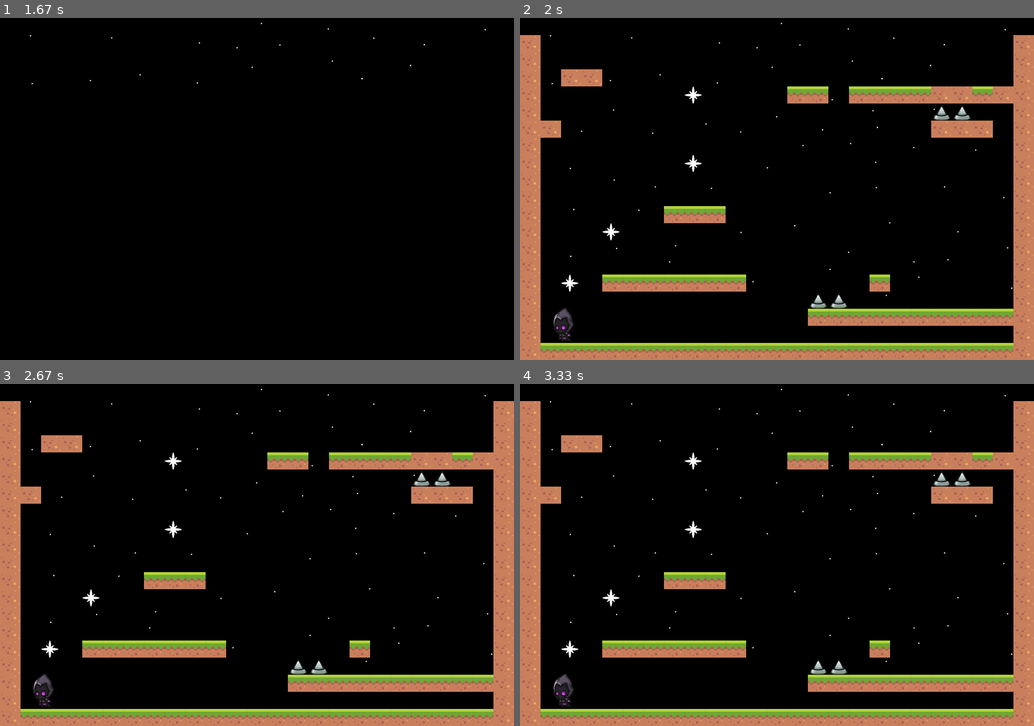
Above: before the commit, frames 1-4 (two rows, left to right).
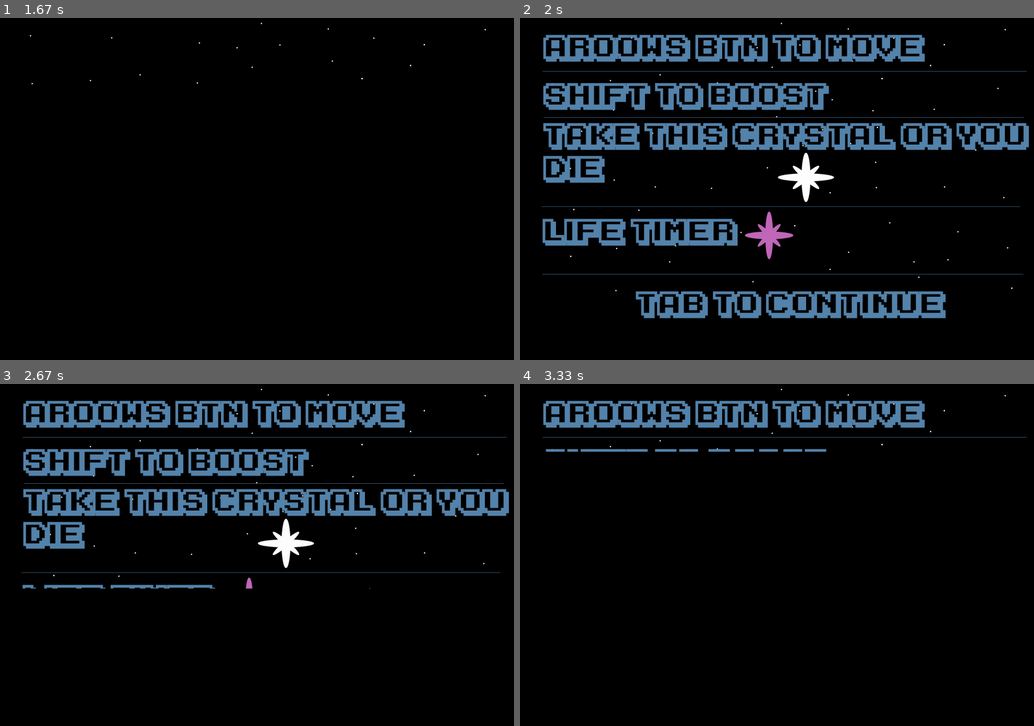
Above: after the commit, the same moments.

Repository: Ryastan/YLyceum_Game
Game: pygame game, started from Game on PyGame/main.py
Same seed, same stepped clock (60 frames per second), same inputs: the game is played once before the commit and once after it.
Inputs:
- Up to frame 1 (1.67 s): hold Right 0.33-0.8 s
- Up to frame 2 (2 s): no input
- Up to frame 3 (2.67 s): hold Tab 2-2.37 s
- Up to frame 4 (3.33 s): no input

Frame 1 is identical in both runs. In frame 2, 38% of the frame differs, in the area x 0-100%, y 4-100%; in frame 3, 33%; in frame 4, 25%.

Commit message:
Add files via upload

Diff:
--- a/Game on PyGame/blocks.py
+++ b/Game on PyGame/blocks.py
@@ -2,6 +2,7 @@
 import os
 import sys
 import pygame
+
 
 def load_image(name, colorkey=None):
     fullname = os.path.join("sprites/images/Blocks",name)
@@ -30,3 +31,11 @@
         self.image = load_image("block_dirt.png")
         self.image = pygame.transform.scale(self.image, (W, H))
         self.rect = Rect(x, y, W, H)
+
+
+class life_bar(sprite.Sprite):
+    def __init__(self, x, y, W, H):
+        sprite.Sprite.__init__(self)
+        self.image = load_image("life_crystal1.png")
+        self.image = pygame.transform.scale(self.image, (100, 100))
+        self.rect = Rect(x, y, W, H)
--- a/Game on PyGame/booster.py
+++ b/Game on PyGame/booster.py
@@ -31,3 +31,18 @@
         self.image = load_image("metal_spike.png")
         self.image = pygame.transform.scale(self.image, (60, 50))
         self.rect = Rect(x, y, 60, 50)
+
+
+class enter(sprite.Sprite):
+    def __init__(self, x, y):
+        sprite.Sprite.__init__(self)
+        self.image = load_image("portal_1.png")
+        self.image = pygame.transform.scale(self.image, (60, 100))
+        self.rect = Rect(x, y, 60, 100)
+
+class exit(sprite.Sprite):
+    def __init__(self, x, y):
+        sprite.Sprite.__init__(self)
+        self.image = load_image("portal_2.png")
+        self.image = pygame.transform.scale(self.image, (60, 100))
+        self.rect = Rect(x, y, 60, 100)
--- a/Game on PyGame/hero.py
+++ b/Game on PyGame/hero.py
@@ -2,12 +2,11 @@
 import pygame
 import os
 import sys
+
 MOVE_SPEED = 7
 WIDTH = 150
 HEIGHT = 150
 COLOR =  "#888888"
-
-
 def load_image(name, colorkey=None):
     fullname = os.path.join("sprites\images\Hero",name)
     # если файл не существует, то выходим
@@ -38,16 +37,19 @@
         self.gravity = 0.30
         self.shift_used = 0
         self.extra_jump = 0
+        self.ground_time = 0
+        self.picked_up = False
+        self.walking = False
+        self.shift_sound = False
 
-    def update(self,  left, right, up, shift, platforms, crystals, enemies):
-        print(self.y_speed, "///////")
+    def update(self,  left, right, up, shift, platforms, crystals, enemies, exit):
         if self.time < 1 and self.condition != 6:
             self.condition = 5
             self.live = 0
             self.anim_time = 0
             self.time = 110
         if up and self.live == 1:
-            if self.y_speed < 1:
+            if self.check_ground(platforms):
                 self.y_speed = -self.jump_power
             if self.extra_jump > 0:
                 self.y_speed = -self.jump_power
@@ -62,11 +64,11 @@
             self.condition = 3
             self.x_speed = MOVE_SPEED # Право = x + n
             self.image = load_image("Walking\Moving Forward_0" + str(self.anim_time) + ".png")
-            print(self.anim_time, "//")
             self.image = pygame.transform.scale(self.image, (WIDTH, HEIGHT))
             self.image = pygame.transform.flip(self.image, True, False)
             self.x_speed = -MOVE_SPEED # Лево = x- n
             self.prev_cond = 3
+            self.walking = True
 
         if right and self.live == 1:
             if self.condition != 1:
@@ -78,6 +80,7 @@
             self.x_speed = MOVE_SPEED # Право = x + n
             self.image = load_image("Walking\Moving Forward_0" + str(self.anim_time) + ".png")
             self.image = pygame.transform.scale(self.image, (WIDTH, HEIGHT))
+            self.walking = True
 
 
         if not(left or right) and self.live == 1:
@@ -108,12 +111,13 @@
 
         if self.shift_used > 80 and self.prev_cond == 1:
             self.x_speed = 21
+            self.shift_sound = True
 
         if self.shift_used > 80 and self.prev_cond == 3:
             self.x_speed = -21
+            self.shift_sound = True
 
         if self.condition == 5:
-            print(self.anim_time, "//")
             if self.anim_time == 14:
                 self.kill()
                 self.anim_time = 0
@@ -128,20 +132,23 @@
             self.image = Surface((0, 0))
             self.kill()
 
-
-        self.ground = False
+        if self.ground_time == 0:
+            self.ground = False
+        else:
+            self.ground_time -= 1
 
         self.rect.y += self.y_speed
-        self.collision_check(0, self.y_speed, platforms, crystals, enemies)
+        self.collision_check(0, self.y_speed, platforms, crystals, enemies, exit)
 
         self.rect.x += self.x_speed
-        self.collision_check(self.x_speed, 0, platforms, crystals, enemies)
+        self.collision_check(self.x_speed, 0, platforms, crystals, enemies, exit)
 
         self.rect.y += self.y_speed
 
 
 
-    def collision_check(self, x_speed, y_speed, platforms, crystals, enemies):
+
+    def collision_check(self, x_speed, y_speed, platforms, crystals, enemies, exit):
         for platform in platforms:
             if sprite.collide_rect(self, platform):
 
@@ -165,6 +172,7 @@
                 self.time = 15 * 60
                 self.extra_jump = 50
                 crystal.kill()
+                self.picked_up = True
 
         for enemie in enemies:
             if sprite.collide_rect(self, enemie) and self.live == 1:
@@ -172,3 +180,18 @@
                 self.live = 0
                 self.anim_time = 0
                 self.time = 110
+
+        if sprite.collide_rect(self, exit) and self.live == 1:
+            self.condition = 7
+            self.x_speed = 0
+            self.y_speed = 0
+            self.live = 0
+
+    def check_ground(self, platforms):
+        self.rect.y += 1
+        for platform in platforms:
+            if sprite.collide_rect(self, platform):
+                self.rect.y -= 1
+                return True
+        self.rect.y -= 1
+        return False
--- a/Game on PyGame/levels.py
+++ b/Game on PyGame/levels.py
@@ -4,10 +4,18 @@
 from portal import Portal
 from blocks import Platforms
 from blocks import Platforms1
+from blocks import life_bar
 from booster import coal
 from booster import spike
+from booster import enter
+from booster import exit
 import os
 import sys
+pygame.mixer.pre_init(44100, -16, 1, 512)
+pygame.init()
+
+pygame.mixer.music.load("sounds/main_sound_game.wav")
+pygame.mixer.music.play(-1)
 
 def load_image(name, colorkey=None):
     fullname = os.path.join("sprites",name)
@@ -19,17 +27,150 @@
     return image
 
 
-
-
-
 class Levels:
     def __init__(self):
-        pass
+        self.sound_death = pygame.mixer.Sound("sounds/death_soul.wav")
+        self.sound_picked_up = pygame.mixer.Sound("sounds/picked_crystall.wav")
+        self.sound_picked_up.set_volume(0.6)
+        self.sound_walking = pygame.mixer.Sound("sounds/walking.wav")
+        self.sound_walking.set_volume(0.3)
+        self.sound_portal_shift = pygame.mixer.Sound("sounds/portal_shift.wav")
+        self.sound_portal_shift.set_volume(0.3)
+        self.sound_phase_shift = pygame.mixer.Sound("sounds/phase_shift2.wav")
+        self.sound_phase_shift.set_volume(0.3)
+        self.level = 0
+        self.levels = [
+                    [".........................",
+                     "0                       0",
+                     "0                      60",
+                     "0                       0",
+                     "0               --------0",
+                     "0              -        0",
+                     "0             -         0",
+                     "0------      -          0",
+                     "0           -           0",
+                     "0          -            0",
+                     "0         -             0",
+                     "0      ---              0",
+                     "0--                     0",
+                     "0 --                    0",
+                     "0  --                   0",
+                     "0   -------      -      0",
+                     "0                     --0",
+                     "05            ----------0",
+                     "0           --00000000000",
+                     "0-----------------------0"],
+
+                    ["                         ",
+                     "0                       0",
+                     "0                     6 0",
+                     "0            --         0",
+                     "0           --- --------0",
+                     "0-                      0",
+                     "00-                     0",
+                     "000-                    0",
+                     "0000-                   0",
+                     "0                      10",
+                     "0           --       ---0",
+                     "0      ---              0",
+                     "0--                     0",
+                     "0 ---                   0",
+                     "0  ---                  0",
+                     "0   -------             0",
+                     "0                     --0",
+                     "05                  ----0",
+                     "0                  -00000",
+                     "0-----------------------0"],
+
+                     ["                         ",
+                     "0                       0",
+                     "0                      60",
+                     "0                       0",
+                     "0              1----33-00",
+                     "0                       0",
+                     "00         -            0",
+                     "0       1--             0",
+                     "0                       0",
+                     "0                       0",
+                     "0                       0",
+                     "0   1  ---              0",
+                     "0                       0",
+                     "0                       0",
+                     "0                       0",
+                     "0   -------             0",
+                     "0                       0",
+                     "05            ----------0",
+                     "0                       0",
+                     "0-----------------------0"],
+
+                     ["                         ",
+                      "0                       0",
+                      "0                      60",
+                      "0                  44   0",
+                      "0              1----00-00",
+                      "0                       0",
+                      "00         -            0",
+                      "0       1--             0",
+                      "0                       0",
+                      "0                       0",
+                      "0                       0",
+                      "0---1   1               0",
+                      "0                       0",
+                      "0                       0",
+                      "0    4444               0",
+                      "0   --------            0",
+                      "0                       0",
+                      "05            ----------0",
+                      "0            -00000000000",
+                      "0-----------------------0"],
+
+                      ["                         ",
+                      "0                       0",
+                      "0                      60",
+                      "0                       0",
+                      "0              1----00-00",
+                      "0                       0",
+                      "00             1        0",
+                      "0       1--             0",
+                      "0                     440",
+                      "0                   ----0",
+                      "0                       0",
+                      "0---1 1                 0",
+                      "0        1              0",
+                      "0           1   1       0",
+                      "0                       0",
+                      "0                       0",
+                      "0                     --0",
+                      "05                   -000",
+                      "0       44          -0000",
+                      "0-----------------------0"],
+
+                      ["                         ",
+                      "0                      60",
+                      "0          1            0",
+                      "0      1        44444   0",
+                      "0               -------00",
+                      "04     1   4444         0",
+                      "00       44----         0",
+                      "0       1--             0",
+                      "0                       0",
+                      "0     1                 0",
+                      "0444                    0",
+                      "0---     1              0",
+                      "0           1           0",
+                      "0              1        0",
+                      "04444444444444    1     0",
+                      "0-------------          0",
+                      "0                       0",
+                      "05                      0",
+                      "0                44444440",
+                      "0-----------------------0"]
+        ]
 
     def load(self, W, H, number):
         clock = pygame.time.Clock()
         FPS = 60  # ФПС игры
-
+        lifea = life_bar(0, 0, 1500, 1500)
         # Цвета в RGB
         WHITE = (255, 255, 255)
         BLACK = (0, 0, 0)
@@ -40,13 +181,18 @@
         right = False
         up = False
         shift = False
-        prev_up = False
+        dead = False
+        walking = True
+        phase_shift = True
+        counter = 0
+        counter1 = 0
         hero = Hero(100, 900)  # Класс героя
         entities = pygame.sprite.Group()  # Все объекты
         crstals = pygame.sprite.Group() #Бустовые кристаллы
         platforms = []  # Все Платформы
         bentities = pygame.sprite.Group()  # Обьекты заднего плана
         enemies = pygame.sprite.Group()
+        black = Surface((W, H))
         class backg(pygame.sprite.Sprite):
             def __init__(self):
                 super().__init__(bentities)
@@ -54,30 +200,17 @@
                 self.rect = self.image.get_rect()
                 self.rect.x = 0
                 self.rect.y = 0
+        class text4(pygame.sprite.Sprite):
+            def __init__(self, posx, posy):
+                super().__init__(entities)
+                self.image = load_image("death.png")
+                self.image = pygame.transform.scale(self.image, (1000, 400))
+                self.rect = self.image.get_rect()
+                self.rect.x = posx
+                self.rect.y = posy
+
         backgr = backg()
         bentities.add(backgr)
-
-        level1 = ["                         ",
-                  "0                       0",
-                  "0                       0",
-                  "0 33                    0",
-                  "0       1    -- ----33-00",
-                  "0                   44  0",
-                  "00                  000 0",
-                  "0                       0",
-                  "0       1               0",
-                  "0                       0",
-                  "0                       0",
-                  "0      ---              0",
-                  "0   1                   0",
-                  "0                       0",
-                  "0                       0",
-                  "0 1 -------      -      0",
-                  "0             44        0",
-                  "0             ----------0",
-                  "0                       0",
-                  "0-----------------------0"]
-        #entities.add(hero)
         surface = pygame.display.set_mode((W, H))
         pygame.display.set_caption('Game')
         run_game = True
@@ -85,7 +218,7 @@
         bentities.draw(bg)
         x = 0
         y = 0
-        for row in level1:
+        for row in self.levels[number]:
             for col in row:
                 if col == "-":
                     platform = Platforms(x, y, W // 25, H // 20, 1)
@@ -106,6 +239,12 @@
                     platform = spike(x, y)
                     entities.add(platform)
                     enemies.add(platform)
+                if col == "5":
+                    platform = enter(x, y)
+                    entities.add(platform)
+                if col == "6":
+                    self.exit1 = exit(x, y)
+                    entities.add(self.exit1)
                 x += W // 25
             y += H // 20
             x = 0
@@ -118,25 +257,46 @@
                 elif event.type == KEYDOWN:
                     if event.key == K_LEFT:
                         left = True
+                        if walking == True and not dead:
+                            walking = False
+                            self.sound_walking.play(-1)
                     elif event.key == K_RIGHT:
                         right = True
+                        if walking == True and not dead:
+                            walking = False
+                            self.sound_walking.play(-1)
                     elif event.key == K_UP:
                         up = True
                     elif event.key == K_LSHIFT:
                         shift = True
+                    elif event.key == K_ESCAPE and dead:
+                        self.load_menu(W, H)
+                    elif event.key == K_LCTRL and dead:
+                        self.level = 1
+                        self.load(W, H, self.level)
+
                 elif event.type == KEYUP:
                     if event.key == K_LEFT:
                         left = False
+                        walking = True
+                        self.sound_walking.stop()
                     elif event.key == K_RIGHT:
                         right = False
+                        walking = True
+                        self.sound_walking.stop()
                     elif event.key == K_UP:
-                        print("DOWN")
                         up = False
                         prev_up = False
                     elif event.key == K_LSHIFT:
                         shift = False
-            if hero.condition == 6 and hero.time < -100:
-                run_game = False
+            if hero.condition == 5 and not dead:
+                dead = True
+                self.sound_death.play()
+                bentities.add(text4(250, 350))
+
+            if hero.picked_up:
+                self.sound_picked_up.play()
+                hero.picked_up = False
 
             if hero.shift_used > 0:
                 hero.shift_used -= 1
@@ -144,29 +304,46 @@
             if hero.shift_used > 80:
                 hero.y_speed = 0
 
+            if shift and hero.live == 1 and hero.shift_used == 0:
+                self.sound_phase_shift.play()
+
             if hero.extra_jump > 0:
                 hero.extra_jump -= 1
-
-
             surface.blit(bg, (0, 0))
             timing += 1
             if timing == 3:
                 hero.anim_time += 1
                 timing = 0
-            hero.update(left, right, up, shift, platforms, crstals, enemies)  # передвижение
+            hero.update(left, right, up, shift, platforms, crstals, enemies, self.exit1)  # передвижение
             surface.blit(hero.image, (hero.rect.centerx - 75, hero.rect.centery - 60))
             entities.draw(surface)
             bentities.draw(bg)
+            if hero.live == 1:
+                surface.blit(pygame.transform.scale(lifea.image, (100 - hero.time // 9, 100 - hero.time // 9)), (750, 900))
             hero.time -= 1
+            if counter < 50:
+                surface.blit(black, (0, counter * 20))
+            if hero.condition == 7 and counter1 < 1:
+                counter1 = 50
+                if phase_shift == True:
+                    phase_shift = False
+                    self.sound_portal_shift.play()
+            if counter1 > 0:
+                print(counter1)
+                surface.blit(black, (0, counter1 * 20))
+                counter1 -= 1
+            if counter1 == 1:
+                self.level += 1
+                if self.level < 5:
+                    self.load(W, H, self.level + 1)
             pygame.display.update()
             pygame.display.flip()
+            counter += 1
             clock.tick(FPS)
-
 
     def load_menu(self, W, H):
         clock = pygame.time.Clock()
         FPS = 60  # ФПС игры
-        anim_timer = 0
         # Цвета в RGB
         RED = (255, 0, 0)
         entities = pygame.sprite.Group()  # Все объекты
@@ -213,13 +390,13 @@
                 self.rect.y = posy
 
         text_in_m = textm(3, 300)
-        text_inm2 = text2(0, 550)
-        text_inm3 = text3(0, 700)
+        text_in_m2 = text2(0, 550)
+        text_in_m3 = text3(0, 700)
         back_ground_menu = backg()
 
         backentities.add(text_in_m)
-        backentities.add(text_inm2)
-        backentities.add(text_inm3)
+        backentities.add(text_in_m2)
+        backentities.add(text_in_m3)
         entities.add(back_ground_menu)
 
         anim_timer = 0
@@ -227,11 +404,9 @@
             for event in pygame.event.get():
                 if event.type == pygame.QUIT:
                     run_game = False
-                    return "No"
                 if event.type == KEYDOWN:
                     if event.key == K_ESCAPE:
                         run_game = False
-                        return "No"
                     elif event.key == K_RIGHT and anim_timer < 1:
                         anim_timer = 1
             backentities.draw(bg)
@@ -242,7 +417,53 @@
                 anim_timer += 5
                 surface.blit(black, (0, H - anim_timer * 2))
             if anim_timer > 500:
-                return "Yes"
+                self.load_tutorial(W, H)
             pygame.display.update()
             pygame.display.flip()
             clock.tick(FPS)
+
+        pygame.quit()
+        sys.exit()
+
+    def load_tutorial(self, W, H):
+        run_game = True
+        clock = pygame.time.Clock()
+        FPS = 60
+
+        surface = pygame.display.set_mode((W, H))
+        pygame.display.set_caption('Tutorial')
+        backentities = pygame.sprite.Group()
+        black = Surface((W, H))
+        black.fill((0, 0, 0))
+
+
+        class tutorial(pygame.sprite.Sprite):
+            def __init__(self):
+                super().__init__(backentities)
+                self.image = load_image("tutorial.png")
+                self.rect = self.image.get_rect()
+                self.rect.x = 0
+                self.rect.y = 0
+
+        # img_tutorial = tutorial
+        backentities.add(tutorial())
+        anim_timer = 0
+
+        while run_game:  # Главный цикл игры
+            for event in pygame.event.get():
+                if event.type == pygame.QUIT:
+                    run_game = False
+                if event.type == KEYDOWN:
+                    if event.key == K_TAB and anim_timer < 1:
+                        anim_timer = 1
+            print(anim_timer)
+            backentities.draw(surface)
+            if anim_timer > 0:
+                anim_timer += 5
+                surface.blit(black, (0, H - anim_timer * 2))
+            if anim_timer > 500:
+                self.load(W, H, 0)
+
+            pygame.display.update()
+            pygame.display.flip()
+            clock.tick(FPS)
--- a/Game on PyGame/main.py
+++ b/Game on PyGame/main.py
@@ -19,9 +19,6 @@
 BLUE = (0, 0, 255)
 #1500 / 25 = 60
 #1000 / 20 = 50 Стандарт размеров блоков
+
 level = Levels()
-if level.load_menu(W, H) == "Yes":
-    level1 = Levels()
-    level1.load(W, H, 1)
-else:
-    pygame.quit()
+level.load_menu(W, H)
Binary file added: Game on PyGame/fonts/Elfboyclassic.ttf
Binary file added: Game on PyGame/fonts/Ka1.ttf
Binary file added: Game on PyGame/fonts/Paper.otf
Binary file added: Game on PyGame/sprites/death.png
Binary file added: Game on PyGame/sprites/images/Blocks/life_crystal1.png
Binary file added: Game on PyGame/sprites/tutorial.png
Not shown, added: Game on PyGame/sounds/phase_shift.wav
Not shown, added: Game on PyGame/sounds/phase_shift2.wav
Not shown, added: Game on PyGame/sounds/picked_crystall.wav
Not shown, added: Game on PyGame/sounds/portal_shift.wav
